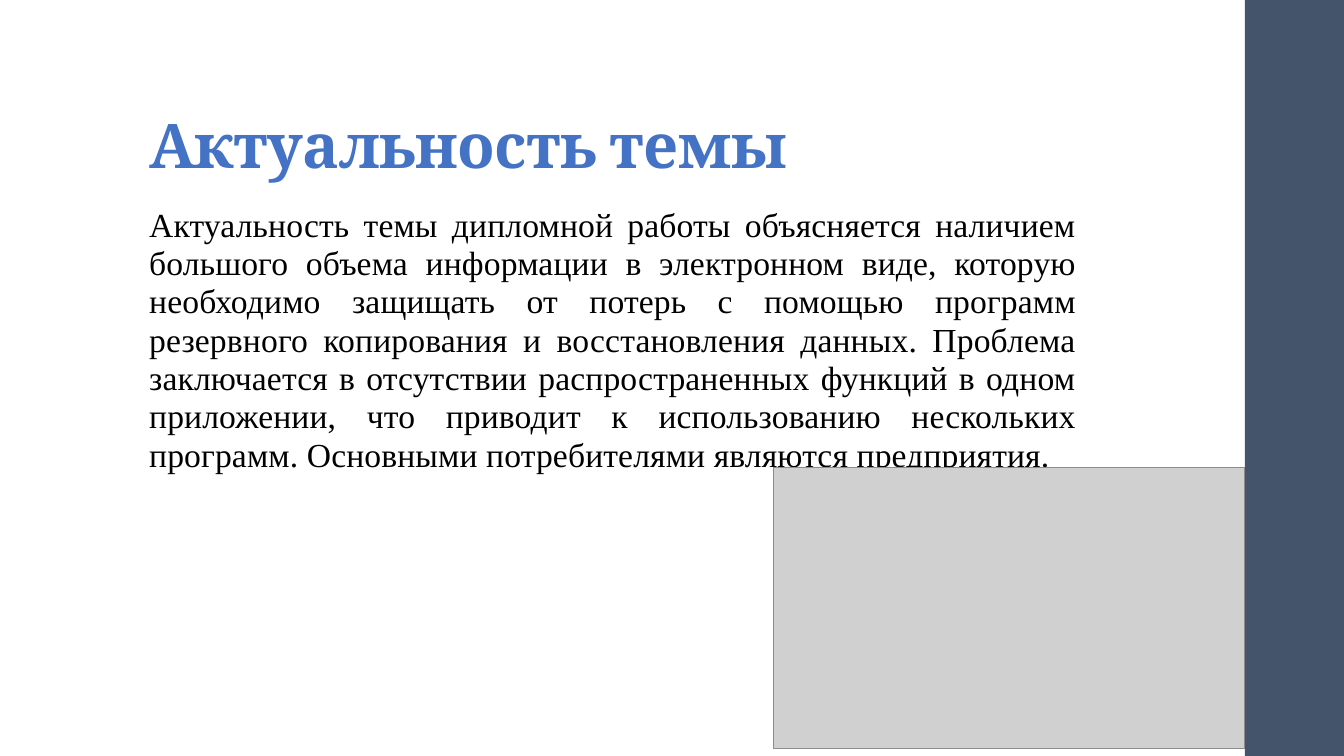
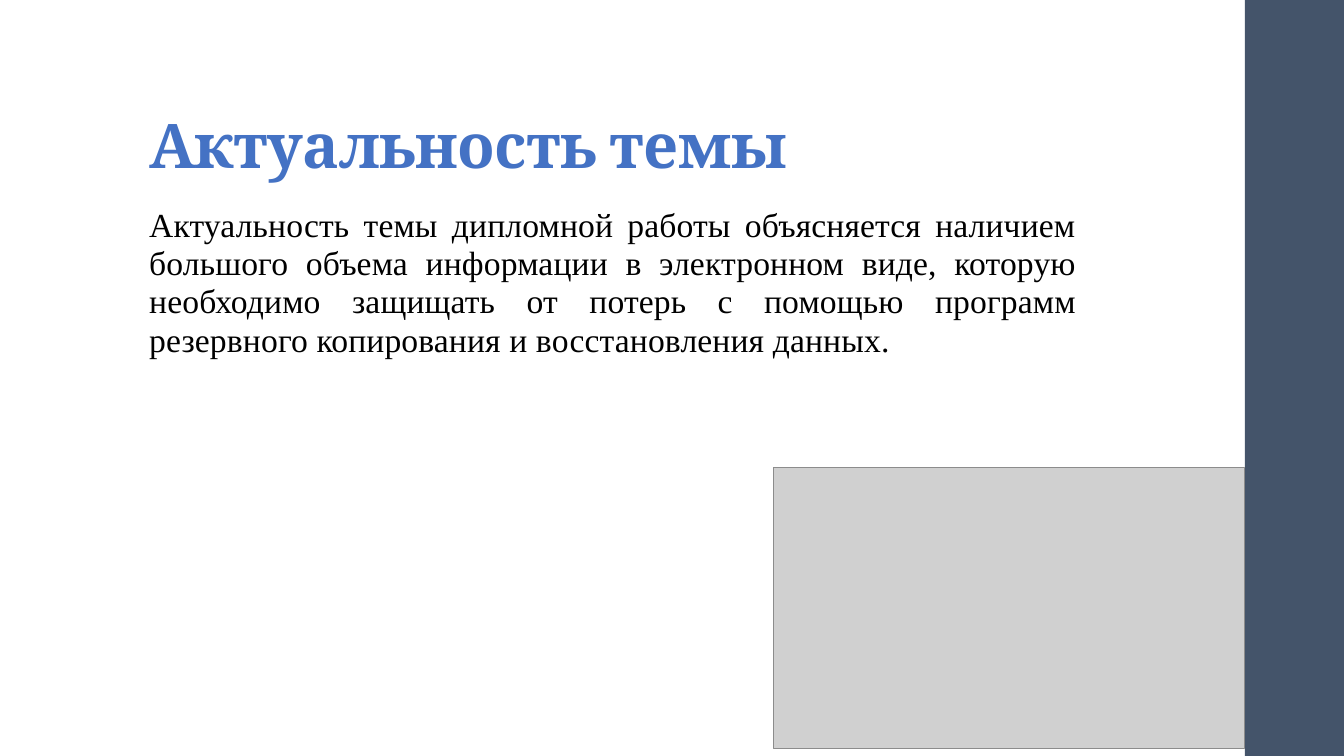
Before and after one commit to polyakovGit/BackupSystem, a slide deck: slide 2 of Razrabotka_PO_PresentationV3.pptx. Drawn at 1344x756 pixels with LibreOffice and Linux fonts; fonts in the diff are those of the drawing; grey boxes stand for pictures. Boxes give left, top, right and bottom in pixels: in the first picture for what was removed or moved away, otherwise in the second. Text is boxed around its words. In the diff, an @@ line names an element or a change of style, - is before the commit and + after.

```diff
--- a/Razrabotka_PO_PresentationV3.pptx
+++ b/Razrabotka_PO_PresentationV3.pptx
@@ text at [149,213,1076,358]: text changed @@
-Актуальность темы дипломной работы объясняется наличием большого объема информации в электронном виде, которую необходимо защищать от потерь с помощью программ резервного копирования и восстановления данных. Проблема заключается в отсутствии распространенных функций в одном приложении, что приводит к использованию нескольких программ. Основными потребителями являются предприятия.
+Актуальность темы дипломной работы объясняется наличием большого объема информации в электронном виде, которую необходимо защищать от потерь с помощью программ резервного копирования и восстановления данных.
```
Also in this commit, not shown: 2 other slides changed, 12 other files.
